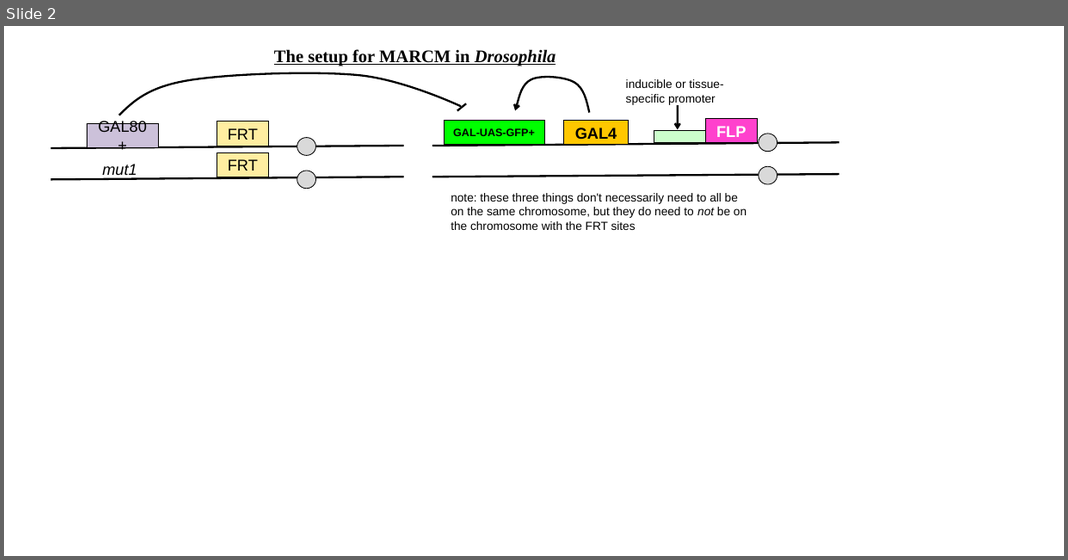
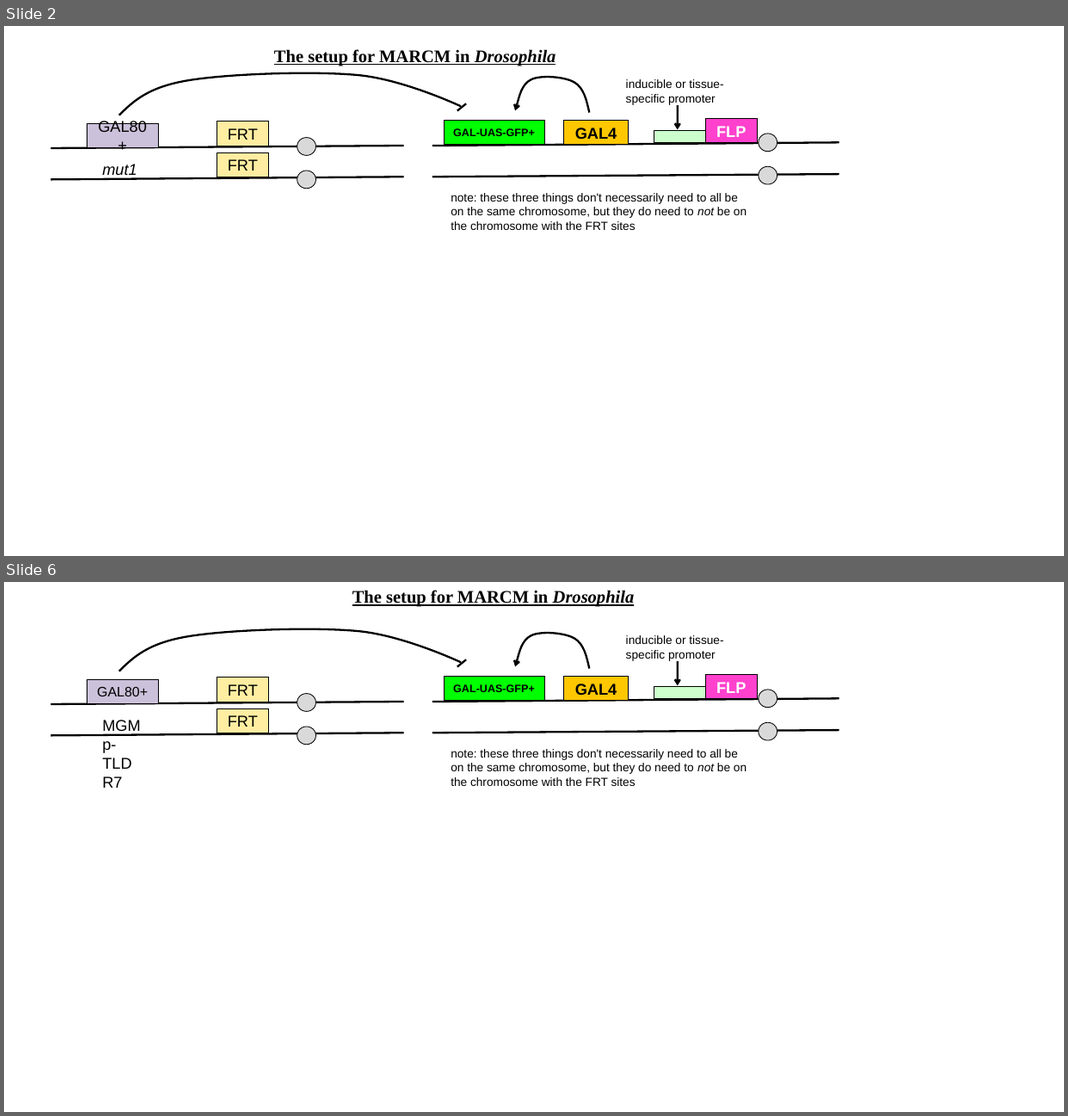
Before and after one commit to ericminikel/cureffi, a slide deck: media/2014/10/genetics-18.ppt. Shown one above the other, each under a label of ours: slide 2 before the commit, slides 2 and 6 after it; the slides between them are not shown. The pictures are 1068x560 and 1068x1116 pixels, drawn with LibreOffice and Linux fonts; fonts in the diff are those of the drawing. Boxes give left, top, right and bottom in pixels: in the first picture for what was removed or moved away, otherwise in the second. Text is boxed around its words. In the diff, an @@ line names an element or a change of style, - is before the commit and + after.

Commit message:
added things from PS3B

```diff
--- a/media/2014/10/genetics-18.ppt
+++ b/media/2014/10/genetics-18.ppt
@@ slide 6 added at <box>4,582,1064,1112</box>, background #FFFFFF @@
@@ text added at <box>352,590,634,607</box>, 18 pt, text #000000, bold, underline @@
+The setup for MARCM in Drosophila
@@ freeform shape added at <box>119,629,461,671</box>, outline #000000 2.01 pt @@
@@ freeform shape added at <box>515,633,589,669</box>, outline #000000 2.01 pt @@
@@ text added at <box>626,635,723,661</box>, 12 pt, text #000000 @@
+inducible or tissue-specific promoter
@@ rectangle added at <box>87,679,159,703</box>, fill #CCC1DA, outline #000000 0.74 pt, 14 pt, text #000000 @@
+GAL80+
@@ rectangle added at <box>216,677,268,702</box>, fill #FFEEA1, outline #000000 0.74 pt, 16 pt, text #000000 @@
+FRT
@@ rectangle added at <box>443,677,543,701</box>, fill #00FF00, outline #000000 0.74 pt, 11 pt, text #000000, bold @@
+GAL-UAS-GFP+
@@ line added from (466, 659) to (456, 667), #000000 2.01 pt @@
@@ rectangle added at <box>564,677,628,701</box>, fill #FFC700, outline #000000 0.74 pt, 16 pt, text #000000, bold @@
+GAL4
@@ arrow added from (677, 661) to (677, 686), #000000 2.01 pt @@
@@ rectangle added at <box>706,675,757,699</box>, fill #FF41CD, outline #000000 0.74 pt, 16 pt, text #FFFFFF, bold @@
+FLP
@@ line added from (50, 704) to (404, 702), #000000 2.01 pt @@
@@ rectangle added at <box>216,708,268,732</box>, fill #FFEEA1, outline #000000 0.74 pt, 16 pt, text #000000 @@
+FRT
@@ ellipse added at <box>297,694,316,711</box>, fill #D9D9D9, outline #000000 0.74 pt @@
@@ line added from (432, 702) to (839, 699), #000000 2.01 pt @@
@@ rectangle added at <box>653,687,705,699</box>, fill #CCFFCC, outline #000000 0.74 pt @@
@@ ellipse added at <box>758,690,777,707</box>, fill #D9D9D9, outline #000000 0.74 pt @@
@@ line added from (50, 735) to (404, 732), #000000 2.01 pt @@
@@ text added at <box>95,712,149,794</box>, 16 pt, text #000000 @@
+MGMp-TLDR7
@@ ellipse added at <box>297,726,316,745</box>, fill #D9D9D9, outline #000000 0.74 pt @@
@@ line added from (432, 732) to (839, 730), #000000 2.01 pt @@
@@ ellipse added at <box>758,722,777,740</box>, fill #D9D9D9, outline #000000 0.74 pt @@
@@ text added at <box>450,749,746,786</box>, 12 pt, text #000000 @@
+note: these three things don't necessarily need to all be on the same chromosome, but they do need to not be on the chromosome with the FRT sites
```
Also in this commit, not shown: 4 other slides added.
